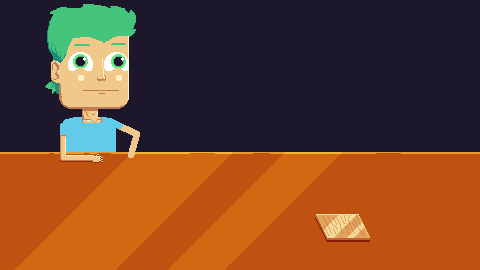
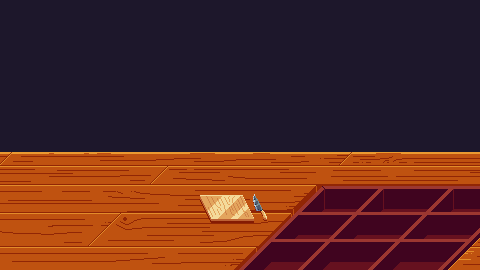
The second w=480, h=270 image is a revision of the first. Changes to its layers:
added group "Ingredients_bin" with 1 layers in group "Tools" over [235, 185, 480, 270]
moved "Layer 2" into group "Ingredients_bin", painted on it over [0, 152, 480, 270]
renamed "Layer 5" to "board_and_knife", painted on it over [199, 194, 370, 242]
hid group "customer" (7 layers) over [29, 4, 446, 185]
"Layer 3": opacity 30% → 100%, blend overlay → normal, moved it into group "monster1", painted on it, unmasked it over [15, 4, 446, 270]
moved "arms" into group "boring dude" over [60, 120, 140, 163]
moved "body_closedmouth" into group "boring dude" over [45, 4, 136, 152]
added layer "Layer 5 copy 3" in group "countertop" over [0, 152, 480, 270]
"Layer 1": opacity 100% → 90%, moved it into group "bgStuff??" over [0, 4, 480, 270]
added layer "Layer 1 copy" above "bg" over [0, 4, 480, 270]
